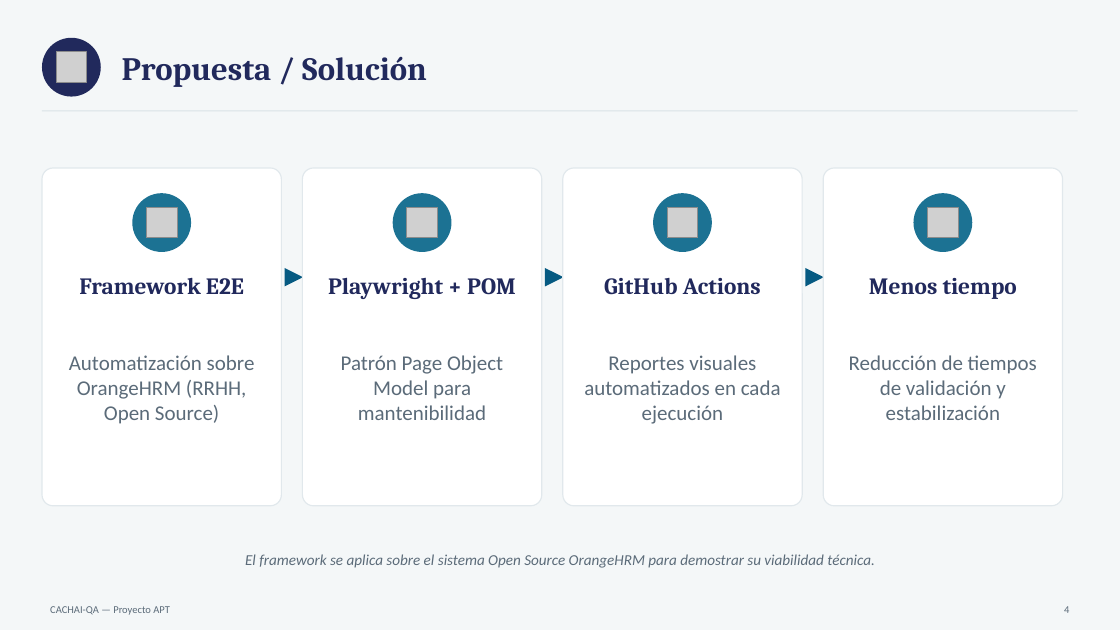
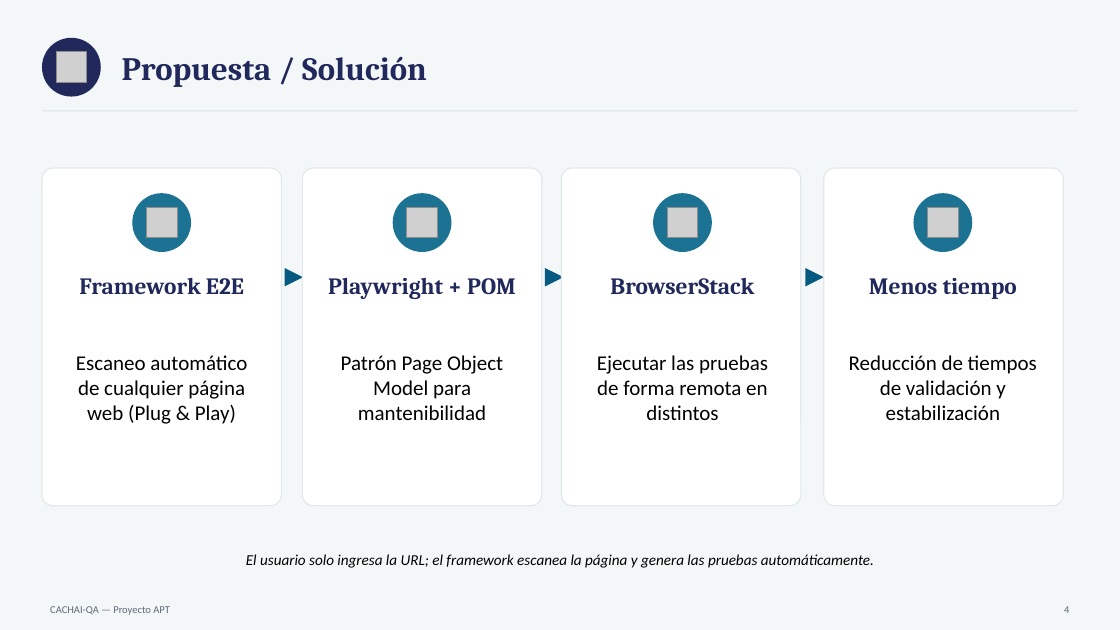
Before and after one commit to JoValdiviaMendoza/CACHAI-QA, a slide deck: slide 4 of Fase 1/Evidencias Grupales/Presentacion Proyecto.pptx. Drawn at 1120x630 pixels with LibreOffice and Linux fonts; fonts in the diff are those of the drawing; grey boxes stand for pictures. Boxes give left, top, right and bottom in pixels: in the first picture for what was removed or moved away, otherwise in the second. Text is boxed around its words. In the diff, an @@ line names an element or a change of style, - is before the commit and + after.

```diff
--- a/Fase 1/Evidencias Grupales/Presentacion Proyecto.pptx
+++ b/Fase 1/Evidencias Grupales/Presentacion Proyecto.pptx
@@ text at bbox=[610, 278, 754, 294]: text changed @@
-GitHub Actions
+BrowserStack
@@ text at bbox=[76, 355, 247, 424]: text changed; text colour #5B6B79 to #000000 @@
-Automatización sobre OrangeHRM (RRHH, Open Source)
+Escaneo automático de cualquier página web (Plug & Play)
@@ text "Patrón Page Object Model para ..." at bbox=[341, 355, 503, 420]: text colour #5B6B79 to #000000 @@
@@ text at bbox=[597, 355, 768, 420]: text changed; text colour #5B6B79 to #000000 @@
-Reportes visuales automatizados en cada ejecución
+Ejecutar las pruebas de forma remota en distintos
@@ text "Reducción de tiempos de validación ..." at bbox=[849, 355, 1037, 420]: text colour #5B6B79 to #000000 @@
@@ text at bbox=[246, 554, 874, 568]: text changed; text colour #5B6B79 to #000000 @@
-El framework se aplica sobre el sistema Open Source OrangeHRM para demostrar su viabilidad técnica.
+El usuario solo ingresa la URL; el framework escanea la página y genera las pruebas automáticamente.
```
Also in this commit, not shown: 12 other slides changed.
